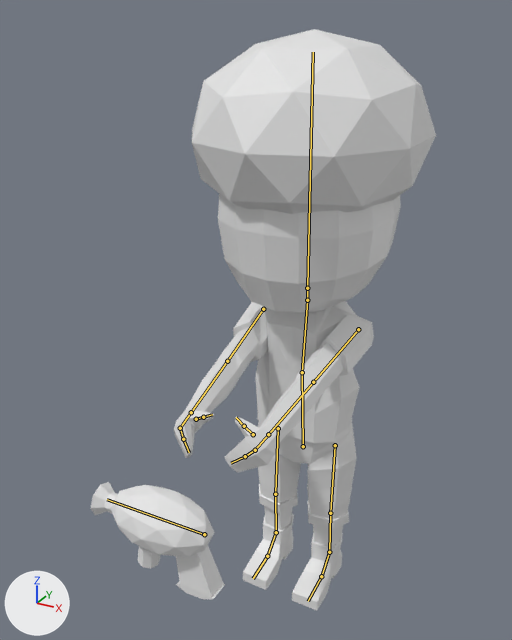
The Blender file 3D Blender Models/Playable Characters/CoopYellowCharacter.blend, before and after one commit.
One viewpoint serves both versions: a 50 mm camera at (6.66, -14.74, 14.85) aimed at (-0.79, -1.19, 8.07). Arrows for +X, +Y and +Z are at lower left; the lights stay in place. The bones that bend it are drawn over the model as lines.

In view in the first picture: 'Cube', 'Gun'.
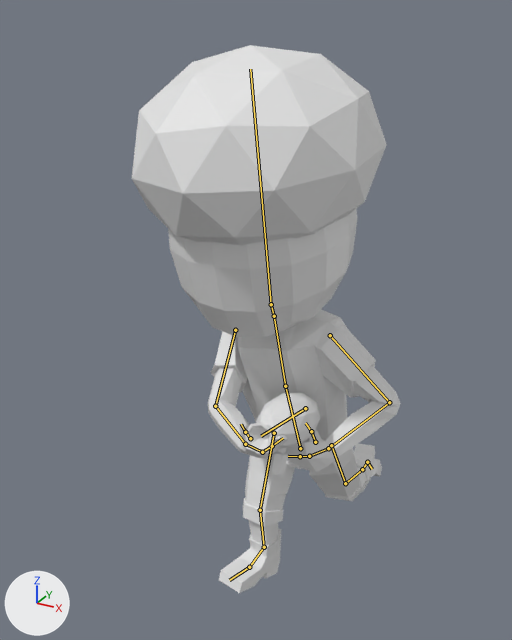
The newer file adds an action. The first version stands in its rest pose; the second is drawn at frame 9 of the action 'ShootCycle'.

Pixel boxes [x1, y1, x2, y2] of what changed, in the pictures (512 x 640 px):
'Cube', posed
    before: [174, 29, 436, 610]
    after: [132, 45, 401, 593]
'Gun', posed (44% narrower, 30% shorter)
    before: [91, 482, 225, 600]
    after: [245, 393, 320, 475]
bone 'Stomach', root to tip
    before: (303, 446) to (302, 372)
    after: (300, 448) to (285, 386)
bone 'Chest', root to tip
    before: (302, 372) to (307, 300)
    after: (285, 386) to (274, 316)
bone 'Head', root to tip
    before: (307, 288) to (313, 52)
    after: (271, 304) to (250, 69)
bone 'Upper Arm.L', root to tip
    before: (358, 329) to (313, 382)
    after: (330, 335) to (389, 402)
bone 'Lower Arm.L', root to tip
    before: (313, 382) to (268, 434)
    after: (389, 402) to (328, 448)
bone 'Hand.L', root to tip
    before: (268, 434) to (255, 450)
    after: (328, 448) to (309, 456)
bone 'Thumb02.L', root to tip
    before: (244, 426) to (236, 417)
    after: (311, 431) to (305, 423)
bone 'Upper Arm.R', root to tip
    before: (263, 309) to (227, 361)
    after: (235, 330) to (215, 406)
bone 'Lower Arm.R', root to tip
    before: (227, 361) to (191, 412)
    after: (215, 406) to (245, 444)
bone 'Hand.R.001', root to tip
    before: (191, 412) to (180, 428)
    after: (245, 444) to (262, 452)
bone 'Weapon', root to tip
    before: (204, 534) to (107, 499)
    after: (305, 408) to (261, 436)

The edits, one by one:
Bone 'Stomach' (bone_stomach) moves from (0.0, 0.0, 0.0) to (0.07, -0.1, -0.01).
Bone 'Stomach' (bone_stomach) turns from (0, 0, 0) to (-13, 1, -4) degrees about its own x, y and z.
Bone 'Chest' (bone_chest) turns from (0, 0, 0) to (-4, 1, 5) degrees about its own x, y and z.
Bone 'Head' (bone_head) turns from (0, 0, 0) to (2, -1, 7) degrees about its own x, y and z.
Bone 'Upper Arm.L' (bone_upper_arm_l) turns from (0, 0, 0) to (-8, -8, -47) degrees about its own x, y and z.
Bone 'Lower Arm.L' (bone_lower_arm_l) turns from (0, 0, 0) to (-24, 5, -47) degrees about its own x, y and z.
Bone 'Hand.L' (bone_hand_l) turns from (0, 0, 0) to (20, -14, -19) degrees about its own x, y and z.
Bone 'Thumb02.L' (bone_thumb02_l) turns from (0, 0, 0) to (-19, 21, 11) degrees about its own x, y and z.
Bone 'Upper Arm.R' (bone_upper_arm_r) turns from (0, 0, 0) to (-15, -38, -44) degrees about its own x, y and z.
Bone 'Lower Arm.R' (bone_lower_arm_r) turns from (0, 0, 0) to (21, 29, 12) degrees about its own x, y and z.
Bone 'Hand.R.001' (bone_hand_r_001) turns from (0, 0, 0) to (35, 51, 30) degrees about its own x, y and z.
Bone 'Leg Control.L' (bone_leg_control_l) moves from (0.0, 0.0, 0.0) to (-0.09, -2.35, -2.75).
Bone 'Leg Control.L' (bone_leg_control_l) turns from (0, 0, 0) to (124, 3, -7) degrees about its own x, y and z.
Bone 'Leg Control.R' (bone_leg_control_r) moves from (0.0, 0.0, 0.0) to (0.06, 1.09, 0.0).
Bone 'Leg Control.R' (bone_leg_control_r) turns from (0, 0, 0) to (-20, 0, 10) degrees about its own x, y and z.
Bone 'Weapon' (bone_weapon) moves from (0.0, 0.0, 0.0) to (0.15, 0.18, -4.76).
Bone 'Weapon' (bone_weapon) turns from (0, 0, 0) to (90, 13, -2) degrees about its own x, y and z.
Bone 'WeaponHandle1' (bone_weaponhandle1) moves from (0.0, 0.0, 0.0) to (-0.22, -0.52, -0.07).
Bone 'WeaponHandle2' (bone_weaponhandle2) moves from (0.0, 0.0, 0.0) to (-0.28, -0.88, 0.47).
